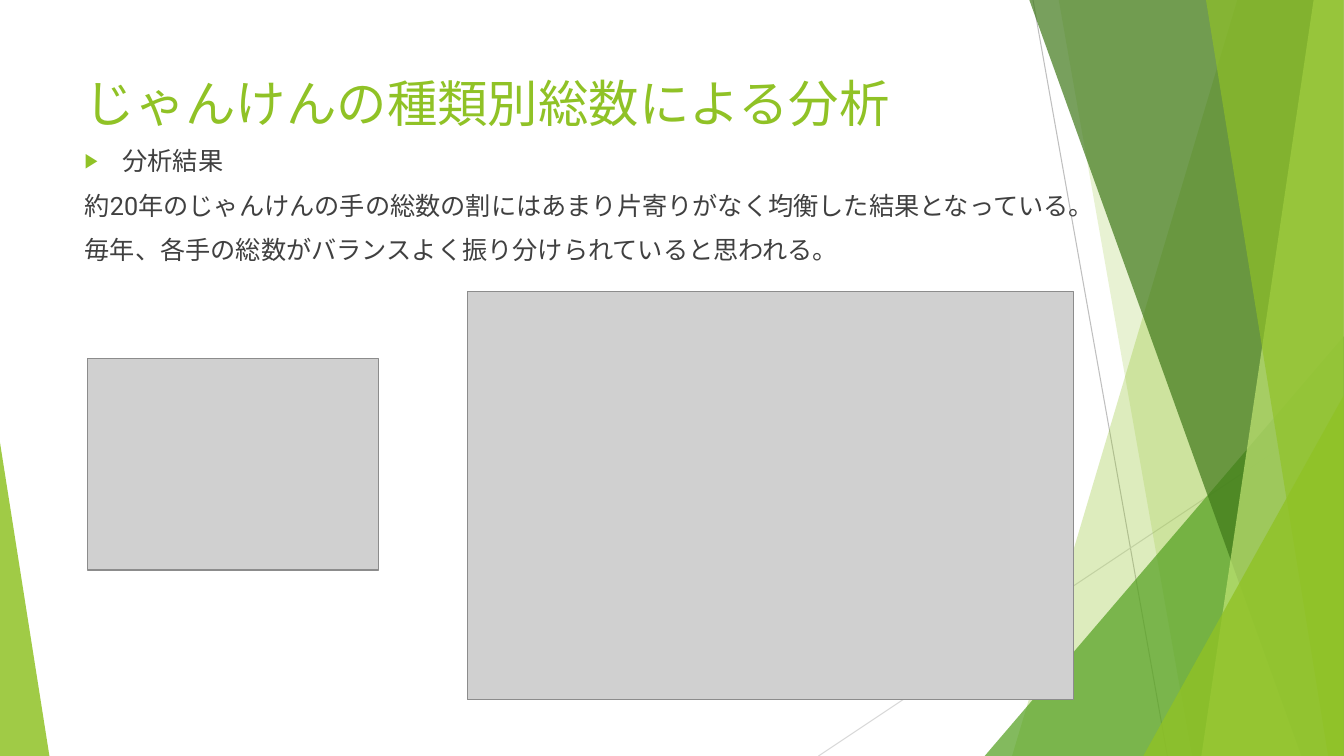
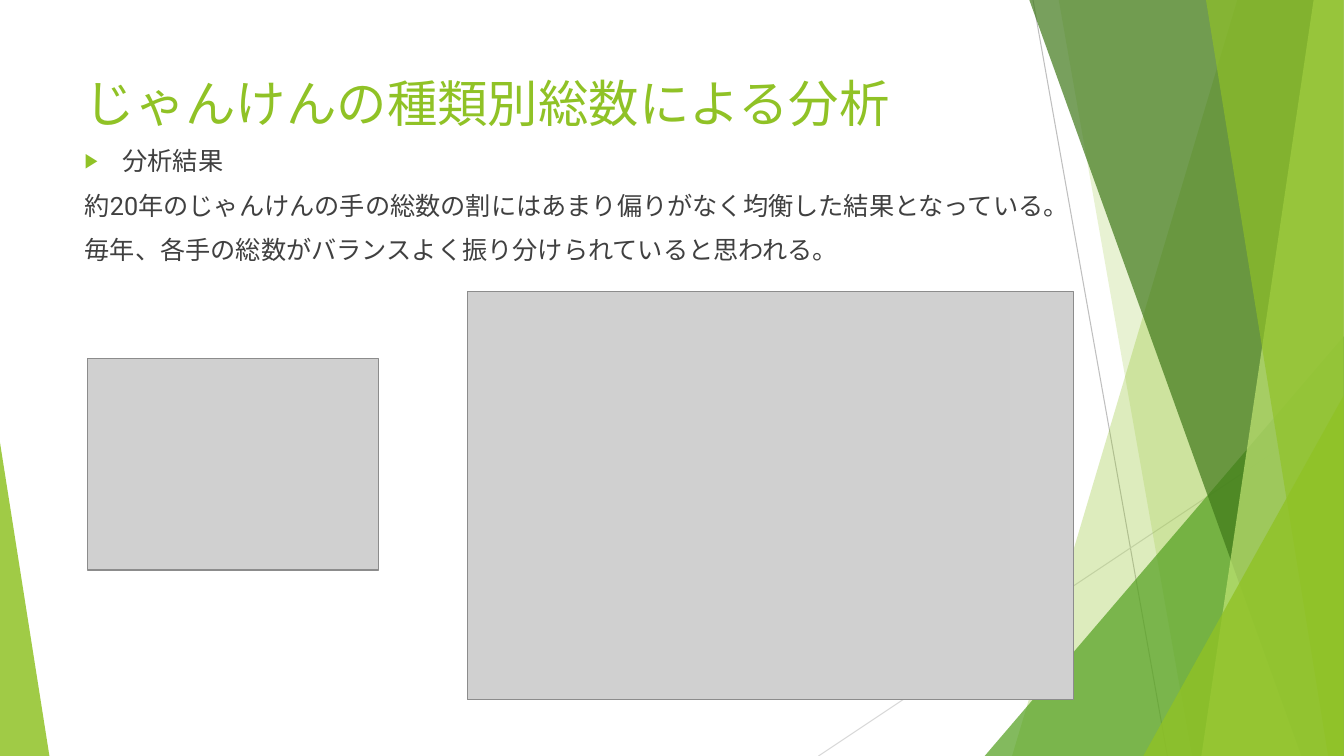
Before and after one commit to yaju/Sazae_R, a slide deck: slide 13 of サザエさんのじゃんけん.pptx. Drawn at 1344x756 pixels with LibreOffice and Linux fonts; fonts in the diff are those of the drawing; grey boxes stand for pictures. Boxes give left, top, right and bottom in pixels: in the first picture for what was removed or moved away, otherwise in the second. Text is boxed around its words. In the diff, an @@ line names an element or a change of style, - is before the commit and + after.

```diff
--- a/サザエさんのじゃんけん.pptx
+++ b/サザエさんのじゃんけん.pptx
@@ text at bbox=[85, 189, 1069, 217]: text changed @@
-約20年のじゃんけんの手の総数の割にはあまり片寄りがなく均衡した結果となっている。
+約20年のじゃんけんの手の総数の割にはあまり偏りがなく均衡した結果となっている。
```
Also in this commit, not shown: 4 other slides changed, 1 other file.
